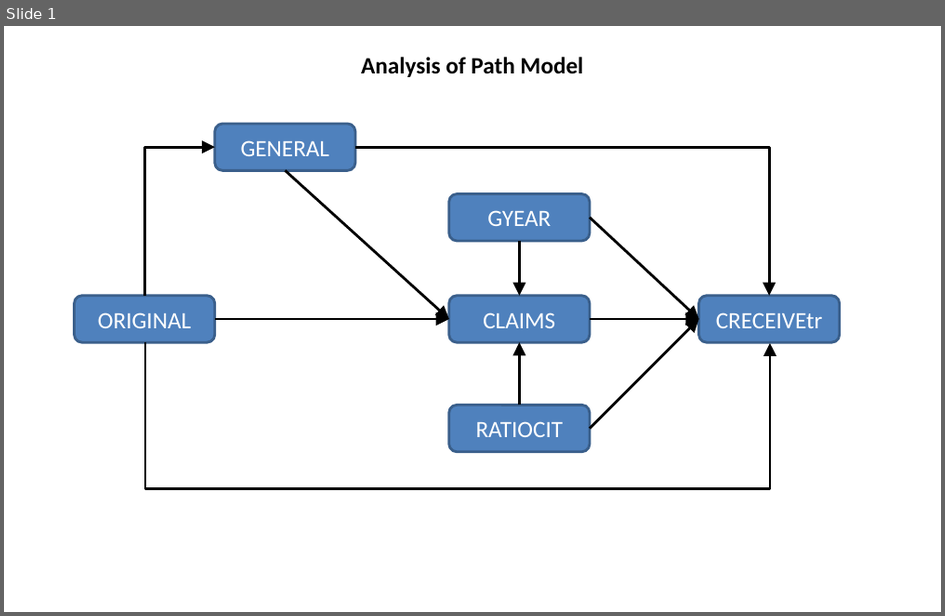
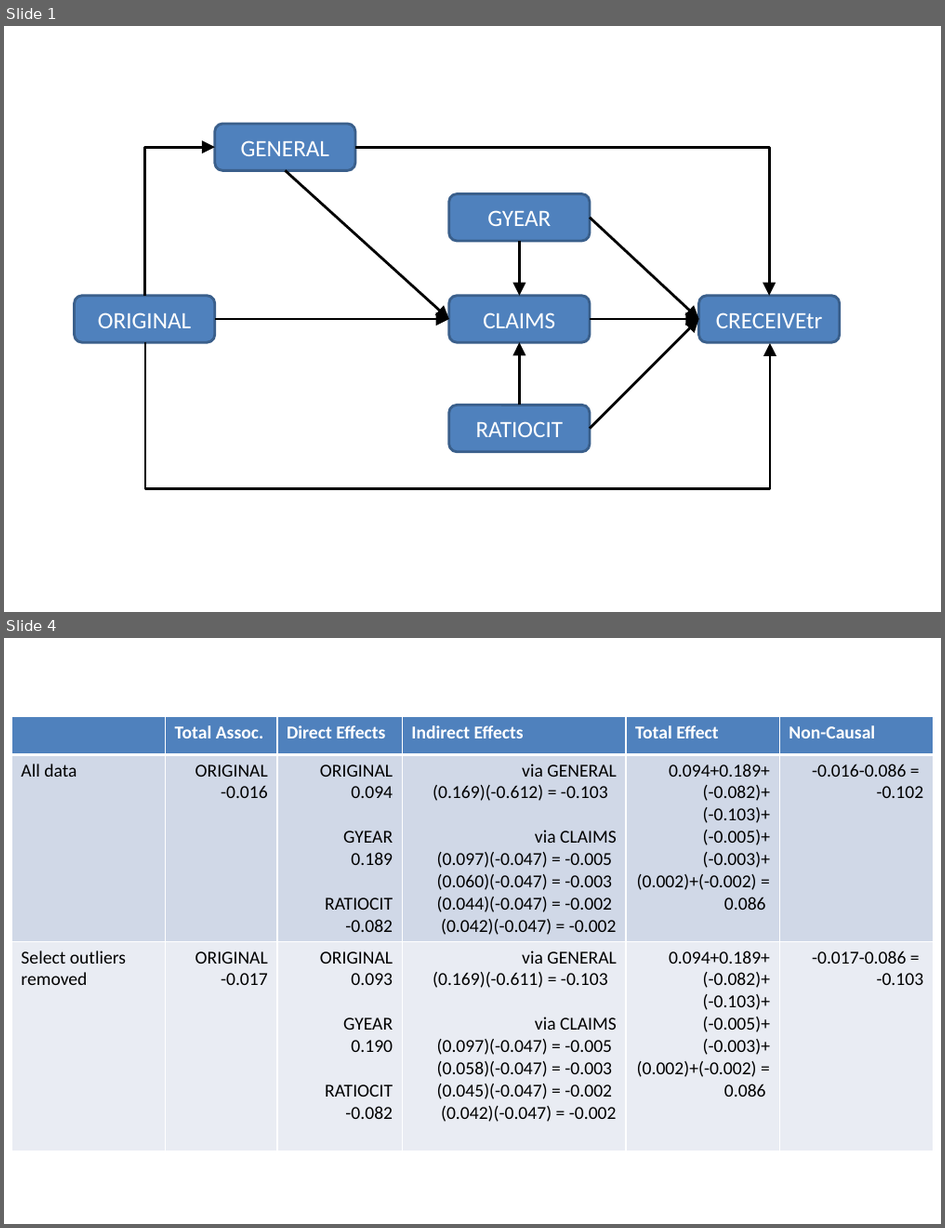
Before and after one commit to SLU-Courses-Townes/SOC6100, a slide deck: Assignments/Assignment03/Docs/Townes_SOC6100_Assignment03_PathModel_Diagram_v00.pptx. Shown one above the other, each under a label of ours: slide 1 before the commit, slides 1 and 4 after it; the slides between them are not shown. The pictures are 945x616 and 945x1228 pixels, drawn with LibreOffice and Linux fonts; fonts in the diff are those of the drawing. Boxes give left, top, right and bottom in pixels: in the first picture for what was removed or moved away, otherwise in the second. Text is boxed around its words. In the diff, an @@ line names an element or a change of style, - is before the commit and + after.

Commit message:
Assignment 03 analysis

```diff
--- a/Assignments/Assignment03/Docs/Townes_SOC6100_Assignment03_PathModel_Diagram_v00.pptx
+++ b/Assignments/Assignment03/Docs/Townes_SOC6100_Assignment03_PathModel_Diagram_v00.pptx
@@ slide 4 added at <box>4,638,941,1224</box>, background #FFFFFF @@
@@ table added at <box>11,717,933,1145</box>, 3 rows, 6 columns @@
+ | Total Assoc. | Direct Effects | Indirect Effects | Total Effect | Non-Causal
+All data | ORIGINAL / -0.016 | ORIGINAL / 0.094 / GYEAR / 0.189 / RATIOCIT / -0.082 | via GENERAL / (0.169)(-0.612) = -0.103 / via CLAIMS / (0.097)(-0.047) = -0.005 / (0.060)(-0.047) = -0.003 / (0.044)(-0.047) = -0.002 / (0.042)(-0.047) = -0.002 | 0.094+0.189+ (-0.082)+(-0.103)+ (-0.005)+(-0.003)+ (0.002)+(-0.002) = 0.086 | -0.016-0.086 = -0.102
+Select outliers removed | ORIGINAL / -0.017 | ORIGINAL / 0.093 / GYEAR / 0.190 / RATIOCIT / -0.082 | via GENERAL / (0.169)(-0.611) = -0.103 / via CLAIMS / (0.097)(-0.047) = -0.005 / (0.058)(-0.047) = -0.003 / (0.045)(-0.047) = -0.002 / (0.042)(-0.047) = -0.002 | 0.094+0.189+ (-0.082)+(-0.103)+ (-0.005)+(-0.003)+ (0.002)+(-0.002) = 0.086 | -0.017-0.086 = -0.103
@@ slide 1 changed as well @@
@@ text removed at <box>361,57,583,77</box> @@
-Analysis of Path Model
```
Also in this commit, not shown: 1 other slide changed, 1 other slide added, 1 other file.
